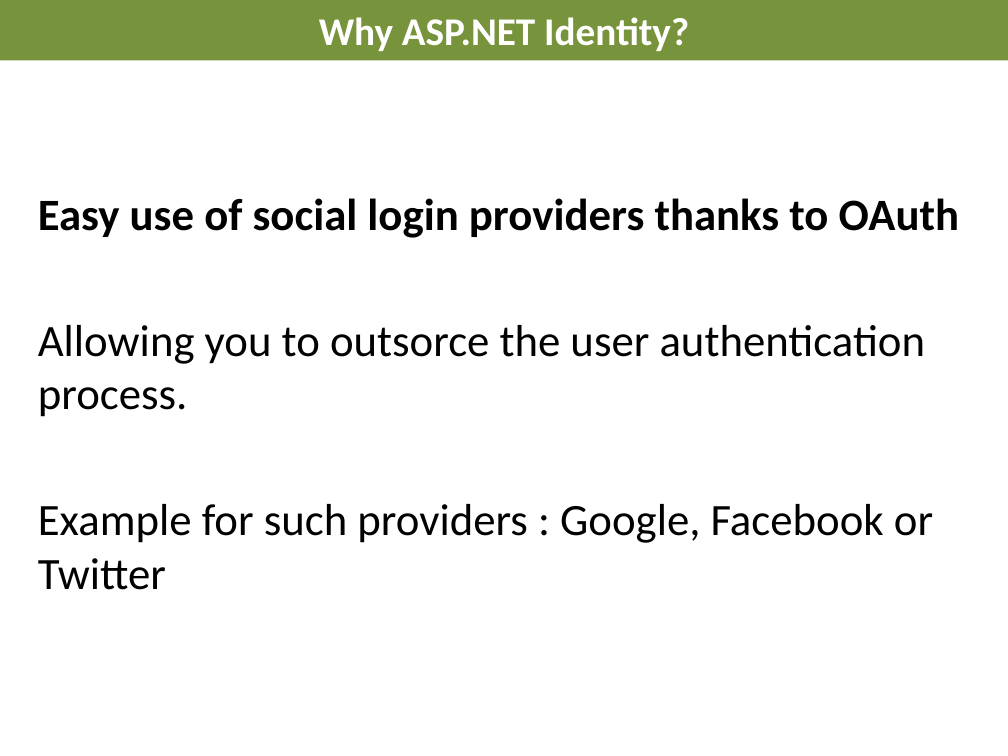
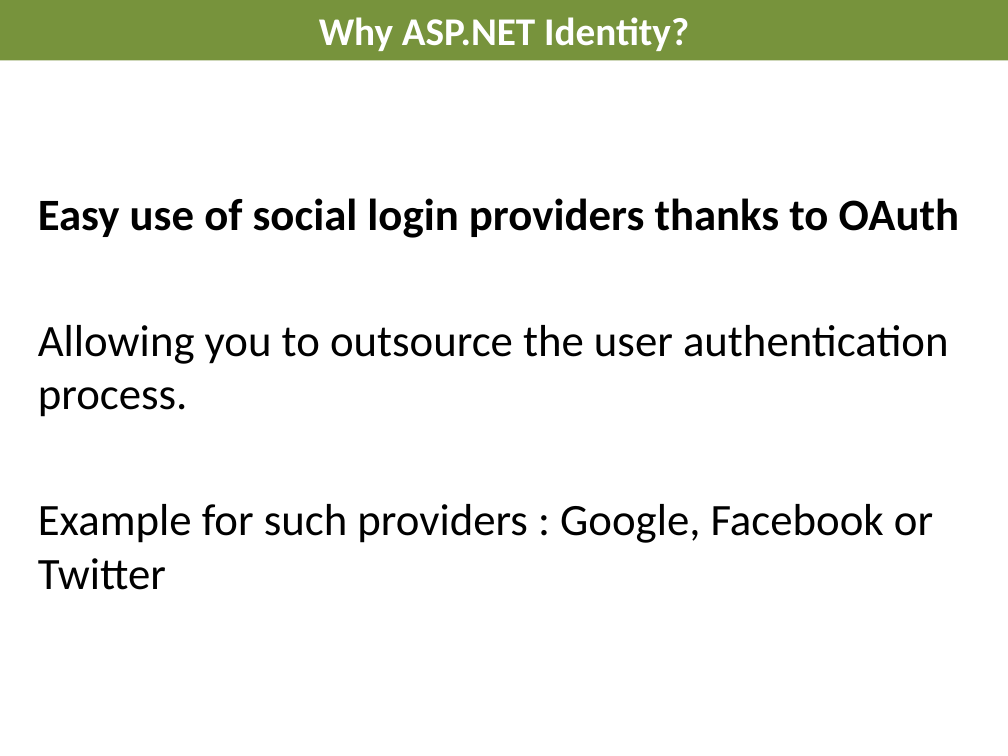
Before and after one commit to AndreasElffors/IdentityTemplate, a slide deck: slide 7 of Documents/Identity-Introduction.pptx (slide 6 before the commit). Drawn at 1008x756 pixels with LibreOffice and Linux fonts; fonts in the diff are those of the drawing; background and template pictures are left out. Boxes give left, top, right and bottom in pixels: in the first picture for what was removed or moved away, otherwise in the second. Text is boxed around its words. In the diff, an @@ line names an element or a change of style, - is before the commit and + after.

```diff
--- a/Documents/Identity-Introduction.pptx
+++ b/Documents/Identity-Introduction.pptx
@@ text at <box>38,325,949,417</box>: text changed @@
-Allowing you to outsorce the user authentication process.
+Allowing you to outsource the user authentication process.
```
Also in this commit, not shown: 7 other slides changed, 6 slides added, 1 slide removed.
